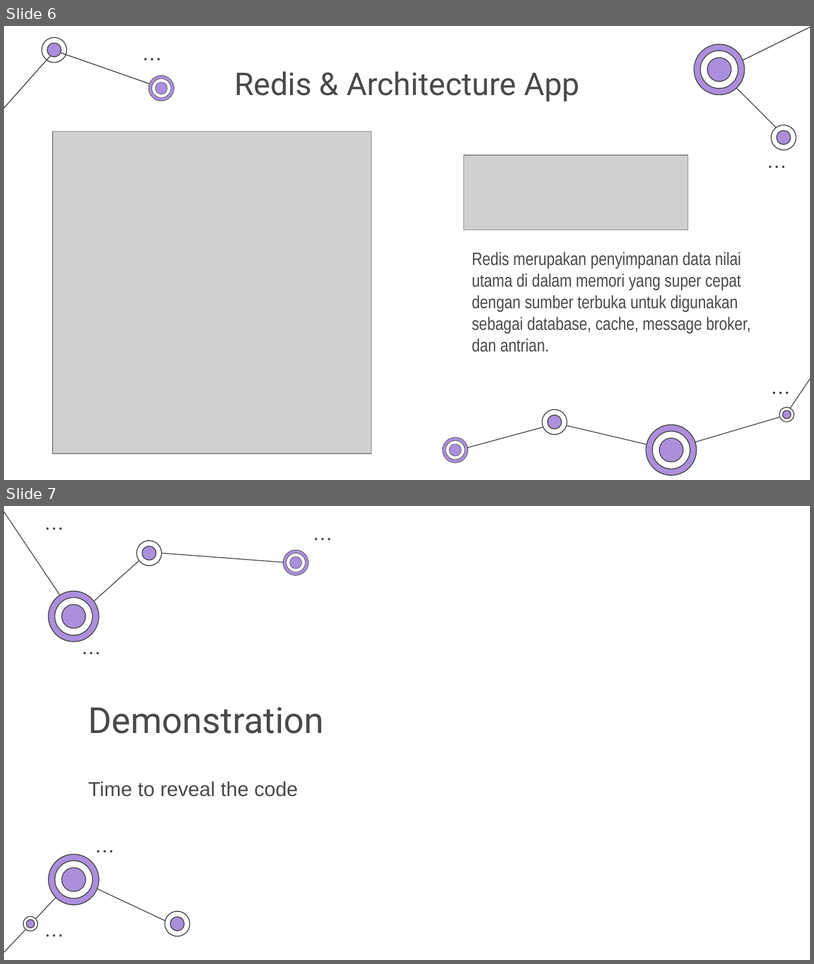
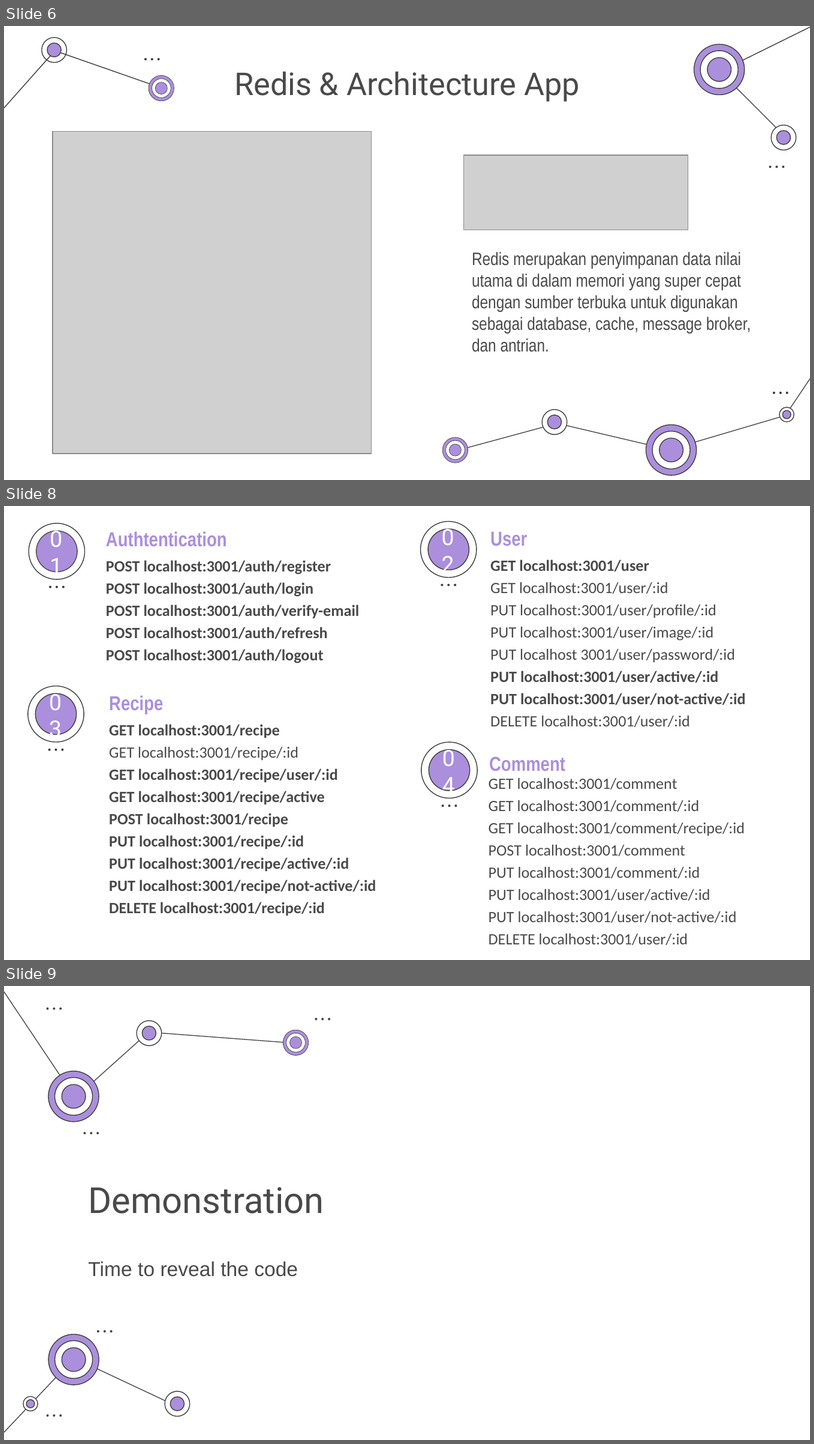
Before and after one commit to altrawan/food-recipe-api, a slide deck: docs/Power Point/Power Point Intermediate Backend.pptx. Shown one above the other, each under a label of ours: slides 6 and 7 before the commit, slides 6, 8 and 9 after it; the slides between them are not shown. The pictures are 814x964 and 814x1444 pixels, drawn with LibreOffice and Linux fonts; fonts in the diff are those of the drawing; grey boxes stand for pictures; background and template pictures are left out. Boxes give left, top, right and bottom in pixels: in the first picture for what was removed or moved away, otherwise in the second. Text is boxed around its words. In the diff, an @@ line names an element or a change of style, - is before the commit and + after.

```diff
--- a/docs/Power Point/Power Point Intermediate Backend.pptx
+++ b/docs/Power Point/Power Point Intermediate Backend.pptx
@@ slide 8 added at box(4, 506, 810, 960), background #FFFFFF @@
@@ title added at box(36, 537, 77, 567), 20 pt, text #FFFFFF @@
+01
@@ subtitle added at box(106, 532, 227, 546), 18 pt, text #AB8FDC, bold @@
+Authtentication
@@ title added at box(428, 535, 468, 565), 20 pt, text #FFFFFF @@
+02
@@ subtitle added at box(491, 532, 527, 546), 18 pt, text #AB8FDC, bold @@
+User
@@ subtitle added at box(491, 559, 746, 727), 14 pt, text #494949 @@
+    GET localhost:3001/user
+    GET localhost:3001/user/:id
+    PUT localhost:3001/user/profile/:id
+    PUT localhost:3001/user/image/:id
+    PUT localhost 3001/user/password/:id
+    PUT localhost:3001/user/active/:id
+    PUT localhost:3001/user/not-active/:id
+    DELETE localhost:3001/user/:id
@@ subtitle added at box(106, 560, 360, 663), 14 pt, text #494949, bold @@
+    POST localhost:3001/auth/register
+    POST localhost:3001/auth/login
+    POST localhost:3001/auth/verify-email
+    POST localhost:3001/auth/refresh
+    POST localhost:3001/auth/logout
@@ group added at box(29, 523, 84, 588): 5 ellipses @@
@@ group added at box(421, 522, 477, 586): 5 ellipses @@
@@ title added at box(35, 700, 76, 730), 20 pt, text #FFFFFF @@
+03
@@ subtitle added at box(109, 696, 163, 714), 18 pt, text #AB8FDC, bold @@
+Recipe
@@ subtitle added at box(109, 724, 376, 915), 14 pt, text #494949, bold @@
+    GET localhost:3001/recipe
+    GET localhost:3001/recipe/:id
+    GET localhost:3001/recipe/user/:id
+    GET localhost:3001/recipe/active
+    POST localhost:3001/recipe
+    PUT localhost:3001/recipe/:id
+    PUT localhost:3001/recipe/active/:id
+    PUT localhost:3001/recipe/not-active/:id
+    DELETE localhost:3001/recipe/:id
@@ group added at box(28, 686, 84, 750): 5 ellipses @@
@@ title added at box(429, 755, 469, 786), 20 pt, text #FFFFFF @@
+04
@@ subtitle added at box(489, 756, 566, 771), 18 pt, text #AB8FDC, bold @@
+Comment
@@ subtitle added at box(489, 778, 745, 945), 14 pt, text #494949 @@
+    GET localhost:3001/comment
+    GET localhost:3001/comment/:id
+    GET localhost:3001/comment/recipe/:id
+    POST localhost:3001/comment
+    PUT localhost:3001/comment/:id
+    PUT localhost:3001/user/active/:id
+    PUT localhost:3001/user/not-active/:id
+    DELETE localhost:3001/user/:id
@@ group added at box(422, 742, 477, 807): 5 ellipses @@
@@ what was slide 7 is now slide 9 @@
```
Also in this commit, not shown: 1 other slide added.
